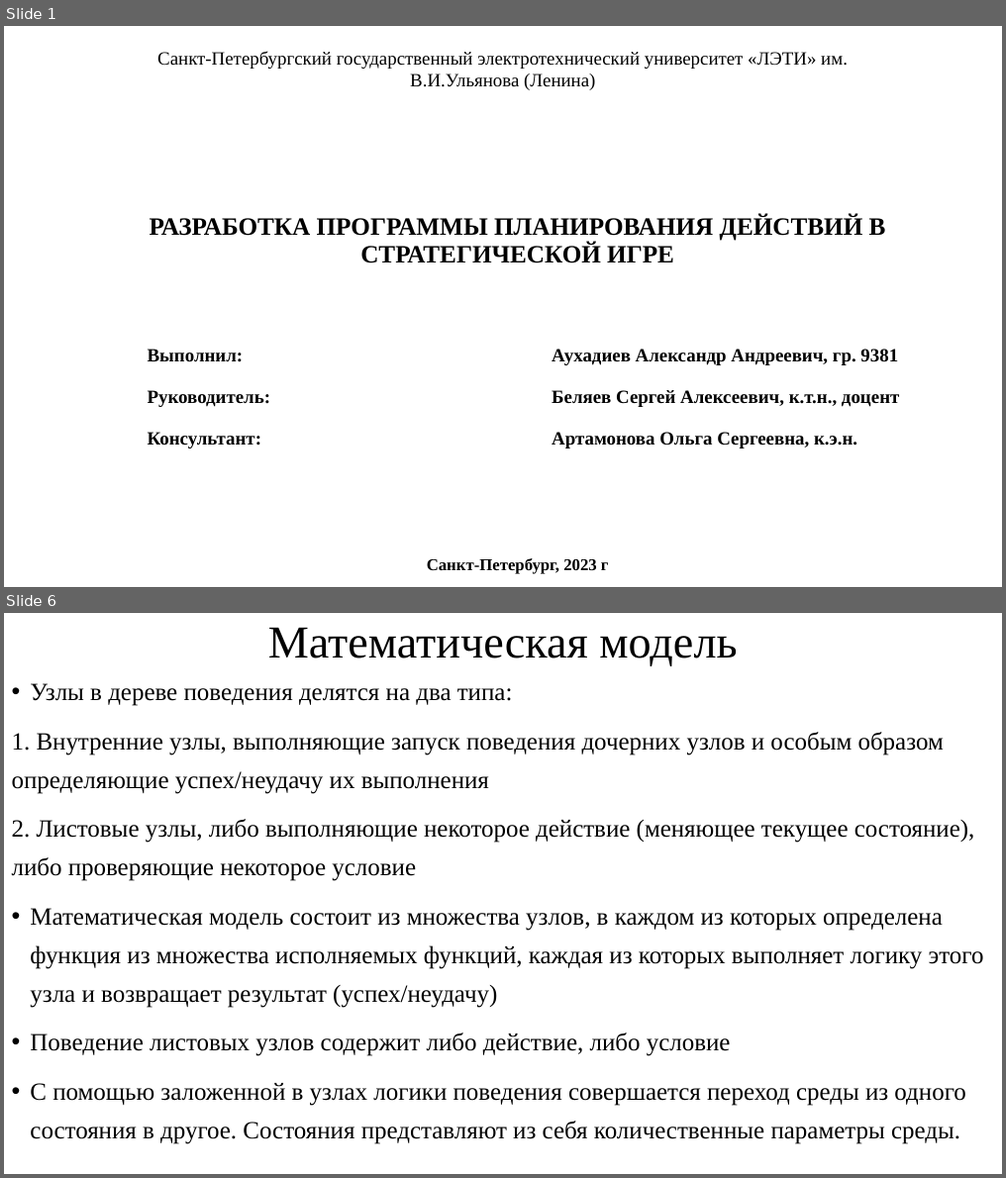
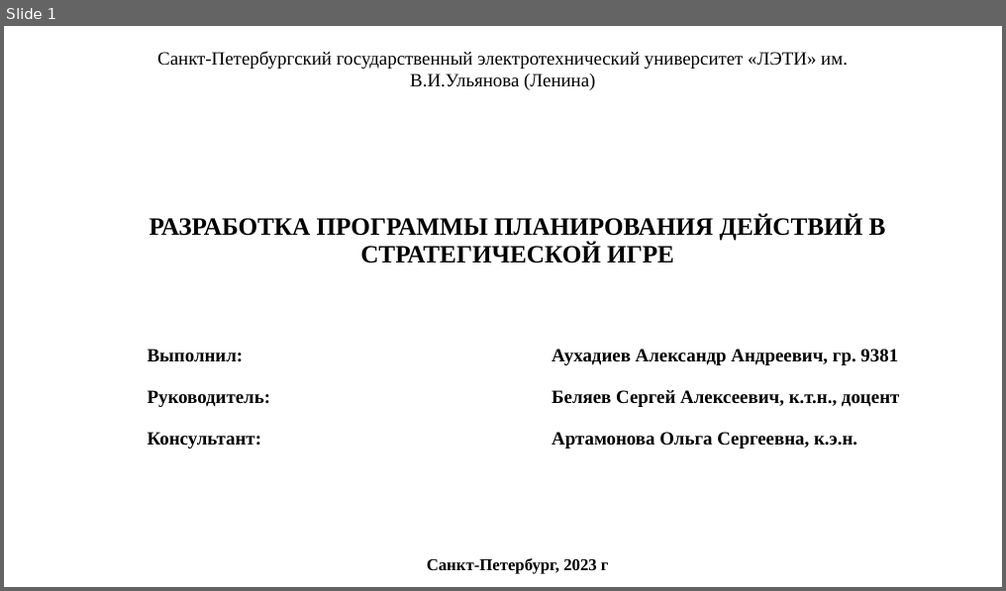
Before and after one commit to Auhadiev/StarCraftBotBTs, a slide deck: Диплом/2023ВКР938102АУХАДИЕВ.pptx. Shown one above the other, each under a label of ours: slides 1 and 6 before the commit, slide 1 after it; the slides between them are not shown. The pictures are 1006x1178 and 1006x591 pixels, drawn with LibreOffice and Linux fonts; fonts in the diff are those of the drawing. Boxes give left, top, right and bottom in pixels: in the first picture for what was removed or moved away, otherwise in the second. Text is boxed around its words. In the diff, an @@ line names an element or a change of style, - is before the commit and + after.

```diff
--- a/Диплом/2023ВКР938102АУХАДИЕВ.pptx
+++ b/Диплом/2023ВКР938102АУХАДИЕВ.pptx
@@ slide 6 removed at [4, 613, 1002, 1174], background #FFFFFF @@
@@ title removed at [268, 627, 737, 666] @@
-Математическая модель
@@ text removed at [12, 683, 984, 1145] @@
-• Узлы в дереве поведения делятся на два типа:
-1. Внутренние узлы, выполняющие запуск поведения дочерних узлов и особым образом определяющие успех/неудачу их выполнения
-2. Листовые узлы, либо выполняющие некоторое действие (меняющее текущее состояние), либо проверяющие некоторое условие
-• Математическая модель состоит из множества узлов, в каждом из которых определена функция из множества исполняемых функций, каждая из которых выполняет логику этого узла и возвращает результат (успех/неудачу)
-• Поведение листовых узлов содержит либо действие, либо условие
-• С помощью заложенной в узлах логики поведения совершается переход среды из одного состояния в другое. Состояния представляют из себя количественные параметры среды.
```
Also in this commit, not shown: 12 slides changed, 10 slides added, 3 other slides removed, 15 other files.
